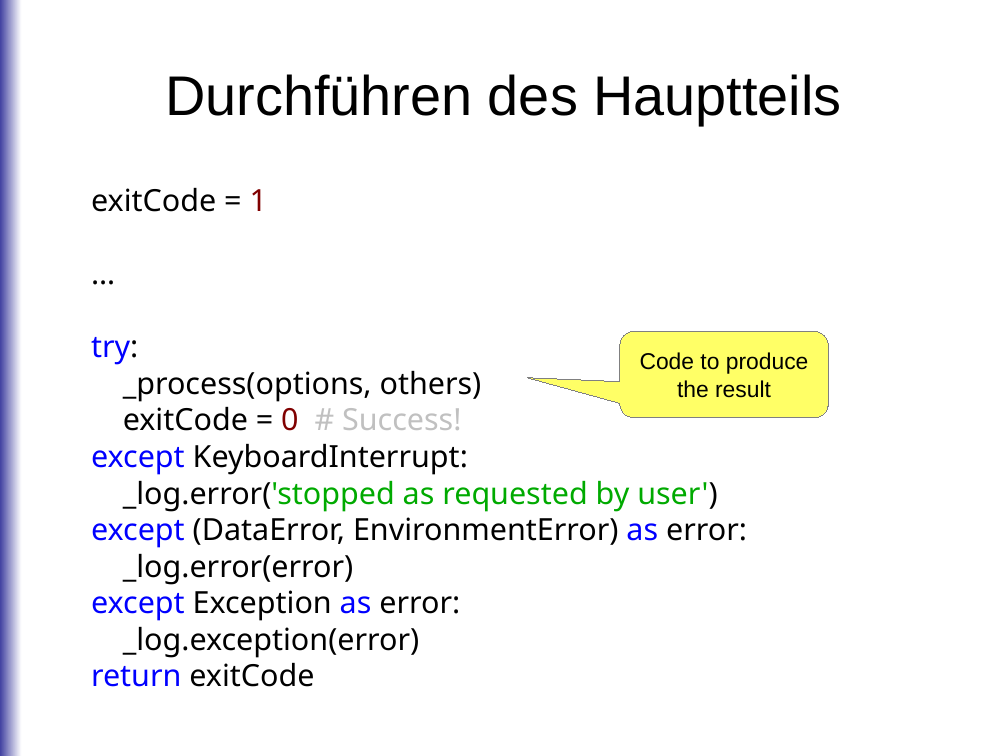
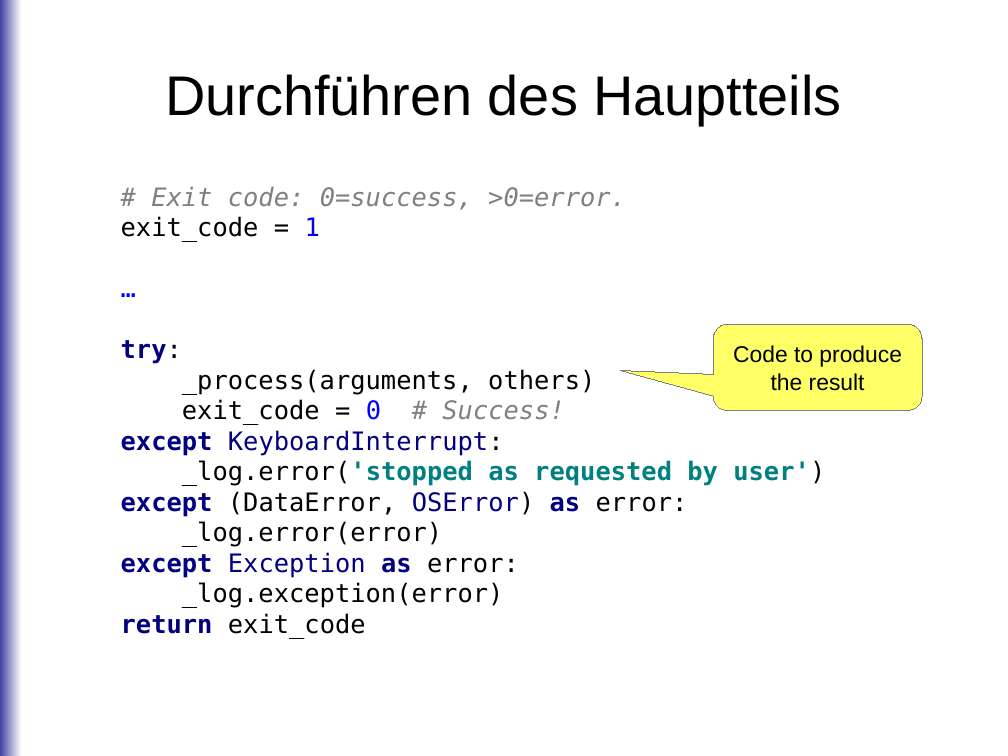
Before and after one commit to roskakori/talks, a slide deck: slide 61 of europython_2014/errorhandling/Solution oriented error handling.odp. Drawn at 1008x756 pixels with LibreOffice and Linux fonts; fonts in the diff are those of the drawing. Boxes give left, top, right and bottom in pixels: in the first picture for what was removed or moved away, otherwise in the second. Text is boxed around its words. In the diff, an @@ line names an element or a change of style, - is before the commit and + after.

```diff
--- a/europython_2014/errorhandling/Solution oriented error handling.odp
+++ b/europython_2014/errorhandling/Solution oriented error handling.odp
@@ text at box(121, 187, 825, 639): text changed; size 24 to 20 pt; font Noto Sans to DejaVu Sans Mono @@
-exitCode = 1
-…
-try:
-_process(options, others)
-exitCode = 0 # Success!
-except KeyboardInterrupt:
-_log.error('stopped as requested by user')
-except (DataError, EnvironmentError) as error:
-_log.error(error)
-except Exception as error:
-_log.exception(error)
-return exitCode
+# Exit code: 0=success, >0=error.
+exit_code = 1
+…
+try:
+_process(arguments, others)
+exit_code = 0 # Success!
+except KeyboardInterrupt:
+_log.error('stopped as requested by user')
+except (DataError, OSError) as error:
+_log.error(error)
+except Exception as error:
+_log.exception(error)
+return exit_code
@@ rounded speech box "Code to produce the result": place and size @@
-rounded speech box "Code to produce the result" at box(620, 331, 829, 417)
+rounded speech box "Code to produce the result" at box(713, 324, 922, 410)
```
Also in this commit, not shown: 1 other slide changed.
